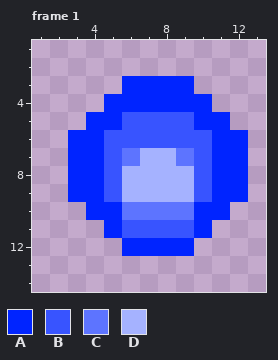
Pixel-art file: Assets/Arts/Enemies/NormalEnemy/Slime/SlimeBullet/SlimeBulletBreak.aseprite. The first picture shows the starting point.
16x16 pixels, 3 frames. Shown: frame 1: x 1..13, y 1..14. The commit also changed other frames, which this record leaves out.
Palette (. is transparent): A #0024ff  B #3854ff  C #5d74ff  D #a5b2ff
Pixels before, frame 1, first column x 3:
 3 ...AAAA...
 4 ..AAAAAA..
 5 .AABBBBAA.
 6 AABBBBBBAA
 7 AABCDDCBAA
 8 AABDDDDBAA
 9 AABDDDDBAA
10 .AACCCCAA.
11 ..ABBBBA..
12 ...AAAA...
Now the later version:
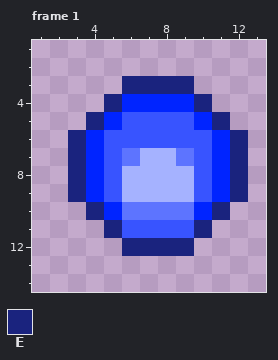
Colours new in this view: E #1a237e
The exact change:
Frame 1:
y 3: x 6..9 AAAA -> EEEE
y 4: x 5 A -> E; x 10 A -> E
y 5: x 4 A -> E; x 11 A -> E
y 6..9: x 3 A -> E; x 12 A -> E
y 10: x 4 A -> E; x 11 A -> E
y 11: x 5 A -> E; x 10 A -> E
y 12: x 6..9 AAAA -> EEEE
Pixel boxes of the changes (left, top, right, bottom) in both pictures:
changed: (68, 76, 248, 256)
